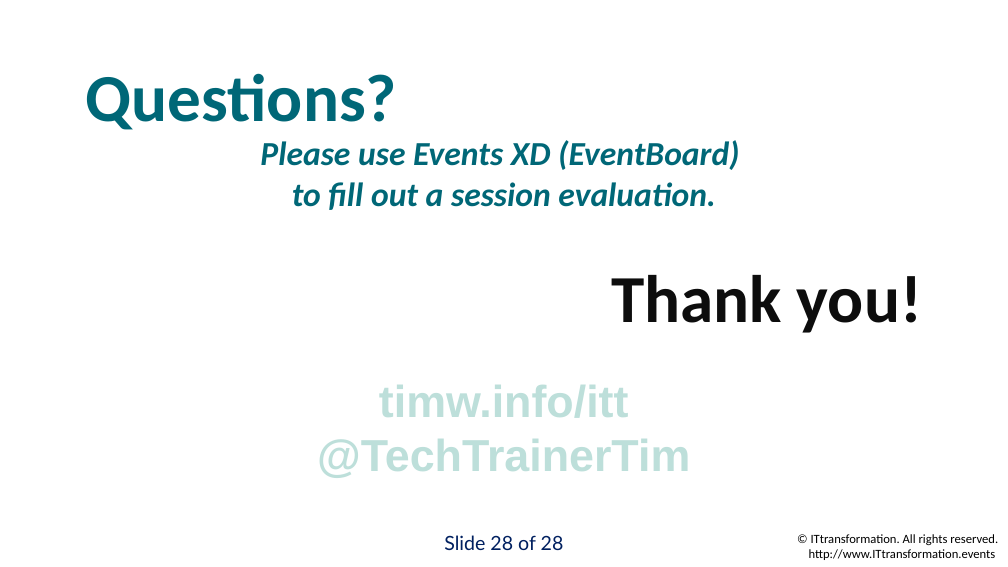
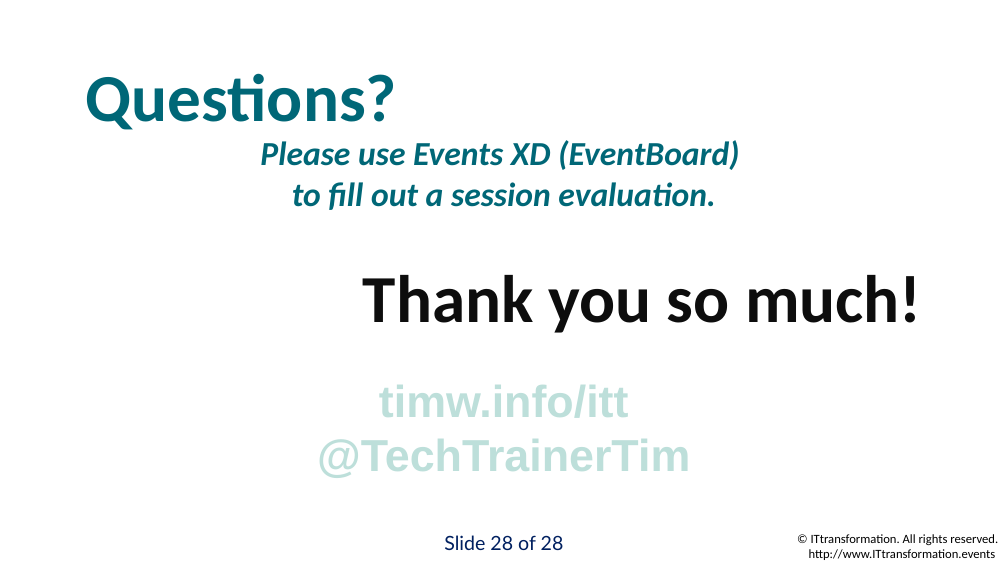
Before and after one commit to timothywarner/ittransformation2017, a slide deck: slide 28 of warner-itt-dsc.pptx. Drawn at 1008x567 pixels with LibreOffice and Linux fonts; fonts in the diff are those of the drawing; background and template pictures are left out. Boxes give left, top, right and bottom in pixels: in the first picture for what was removed or moved away, otherwise in the second. Text is boxed around its words. In the diff, an @@ line names an element or a change of style, - is before the commit and + after.

```diff
--- a/warner-itt-dsc.pptx
+++ b/warner-itt-dsc.pptx
@@ text at [363,275,922,333]: text changed @@
-Thank you!
+Thank you so much!
```
Also in this commit, not shown: 2 other files.
